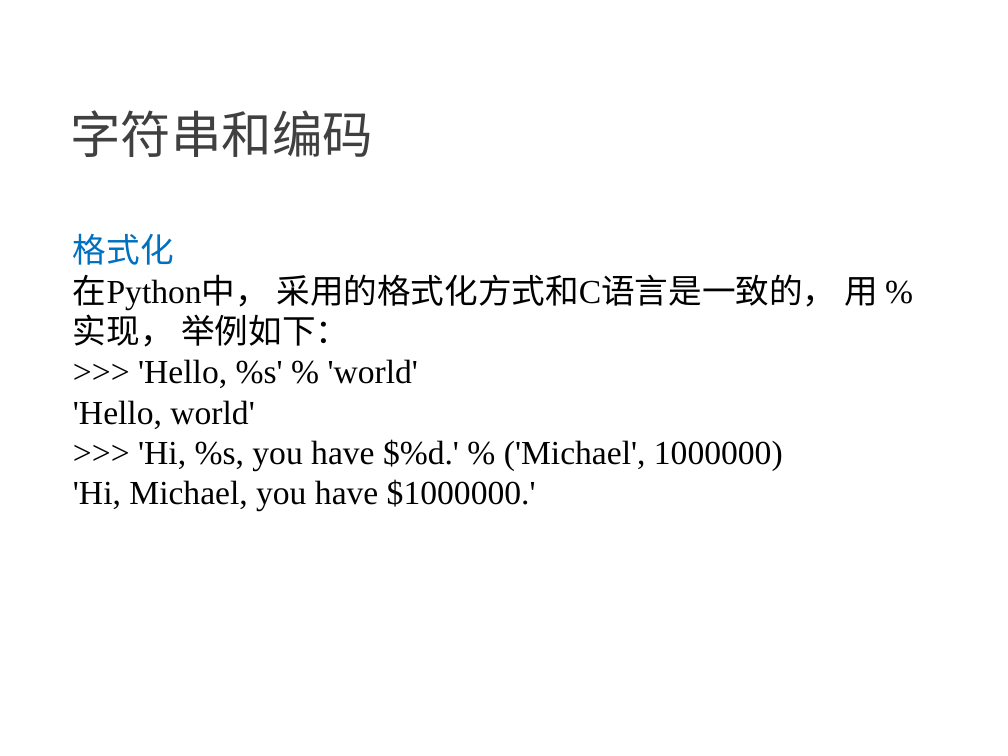
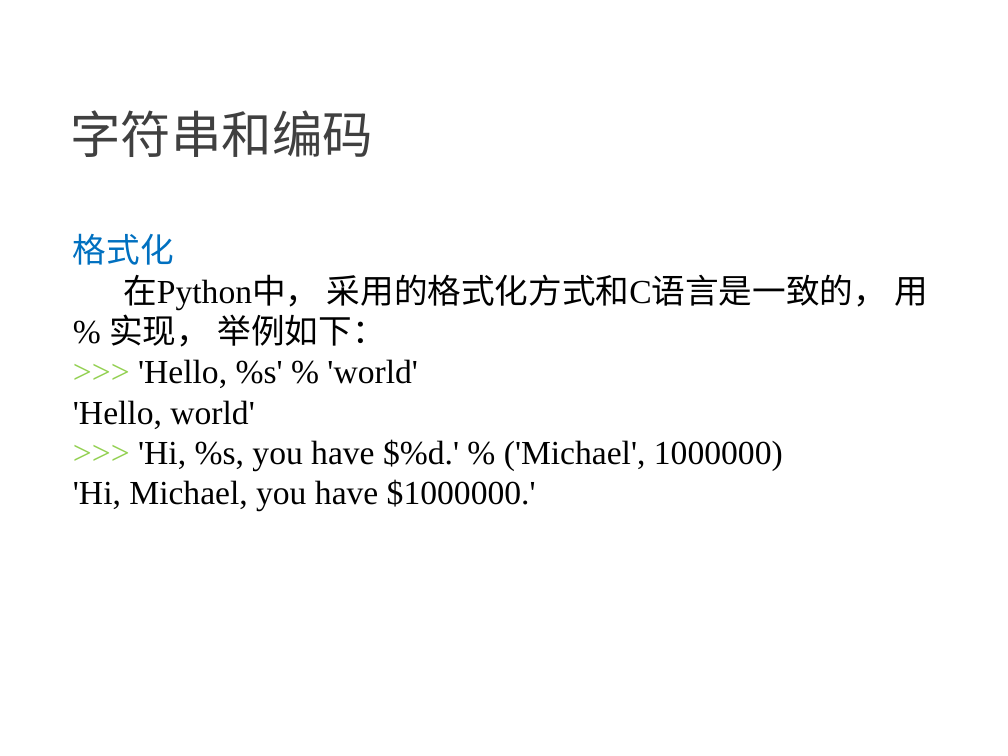
Before and after one commit to NewGr8Player/My-PPT, a slide deck: slide 12 of Python3/1.Python3-基础.pptx. Drawn at 1008x756 pixels with LibreOffice and Linux fonts; fonts in the diff are those of the drawing. Boxes give left, top, right and bottom in pixels: in the first picture for what was removed or moved away, otherwise in the second. Text is boxed around its words. In the diff, an @@ line names an element or a change of style, - is before the commit and + after.

```diff
--- a/Python3/1.Python3-基础.pptx
+++ b/Python3/1.Python3-基础.pptx
@@ text at (109,274,928,470): text colour #000000 to #92D050 in ">>>", ">>>"; indent changed @@
```
Also in this commit, not shown: 15 other slides changed, 5 other files.
